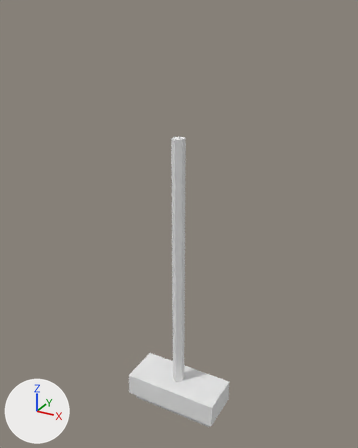
What one commit did to the Blender file Escape Room VR/Assets/EscapeRoom/Models/broom.blend.
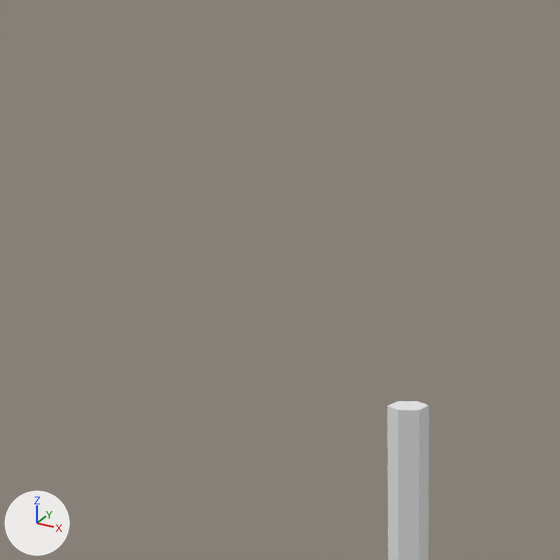
Each version is shown whole from a camera (50 mm lens) standing at (4.09, -7.42, 7.59) and looking at (-0.06, 0.13, 3.81), then close up on the part from 11% to 64% of the width and 0% to 43% of the height. The axes (+X, +Y, +Z) are drawn at lower left. The lights are the same throughout.
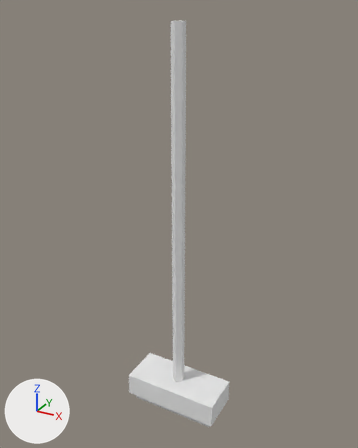
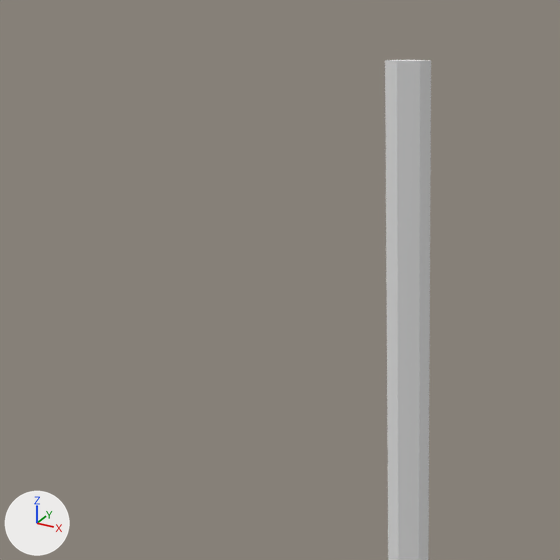
The newer file is also rescaled (x0.158), turned or shifted as a whole; pictures and numbers use the older file's frame.

What the commit changed:
me_cube has 34 vertices, 28 faces and spans x -1.0..1.0, y -1.0..1.0, z -1.7..22.5.
me_cube is used by ob_cube; location (0.0, 0.0, 0.0); rotation (0.0, 0.0, -1.571), in degrees (0, 0, -90); scale (0.434, 1.0, 0.245).
Before the commit, vertices of me_cube: 20 (-0.1, -0.1, 22.5) at pixel (397, 401), 21 (-0.3, 0.0, 22.5) at pixel (418, 401), 22 (0.1, -0.1, 22.5) at pixel (387, 405), 23 (0.3, 0.0, 22.5) at pixel (397, 410), 24 (0.1, 0.1, 22.5) at pixel (419, 410).
Before the commit, vertices of me_cube: 25 (-0.1, 0.1, 22.5) at pixel (429, 405).
Part 1, on me_cube:
Vertices 20 to 25 of me_cube move by (0.0, 0.0, 7.7).

Where the change shows, as pixel boxes (x1, y1, x2, y2) in the close-ups (560 x 560 px):
'Cube', reshaped
    before: (387, 401, 429, 560)
    after: (385, 60, 431, 560)
